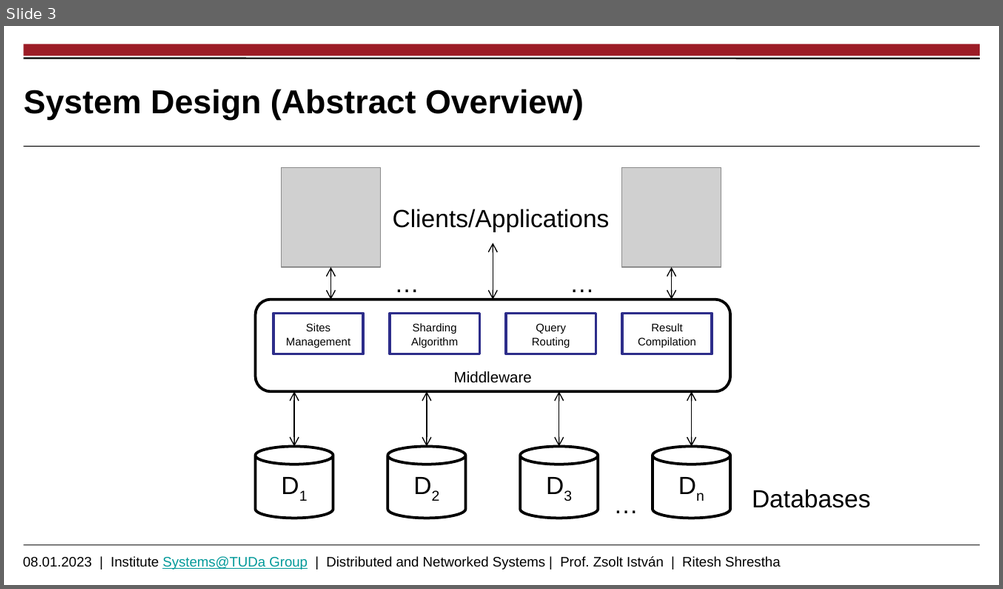
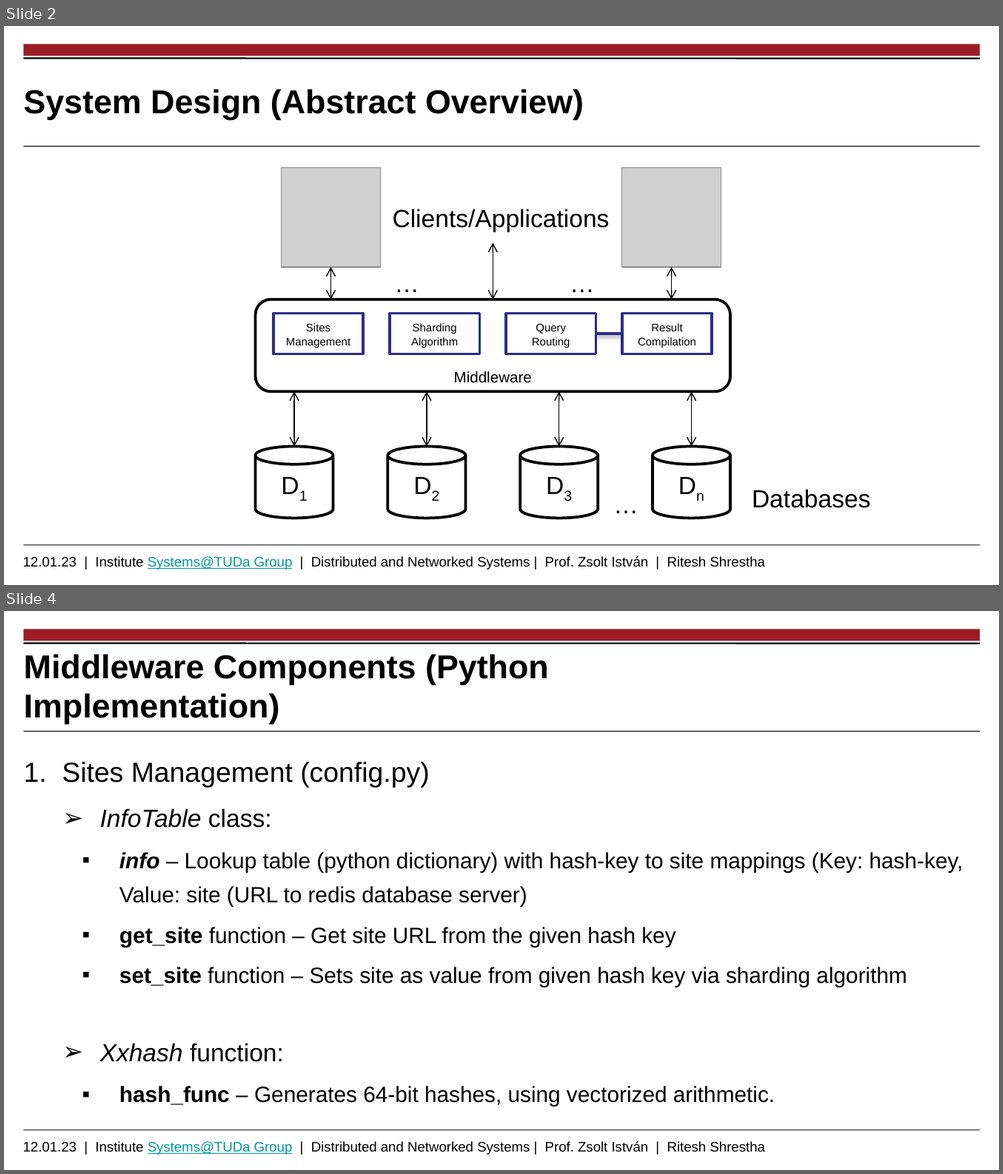
Before and after one commit to riteshCodes/sharded-distributed-databases, a slide deck: Documentation/Thesis_Presentation_Shrestha_Ritesh.pptx. Shown one above the other, each under a label of ours: slide 3 before the commit, slides 2 and 4 after it; the slides between them are not shown. The pictures are 1003x589 and 1003x1174 pixels, drawn with LibreOffice and Linux fonts; fonts in the diff are those of the drawing; grey boxes stand for pictures; background and template pictures are left out. Boxes give left, top, right and bottom in pixels: in the first picture for what was removed or moved away, otherwise in the second. Text is boxed around its words. In the diff, an @@ line names an element or a change of style, - is before the commit and + after.

```diff
--- a/Documentation/Thesis_Presentation_Shrestha_Ritesh.pptx
+++ b/Documentation/Thesis_Presentation_Shrestha_Ritesh.pptx
@@ slide 4 added at (4, 611, 999, 1170), background #FFFFFF; not listed: 5 template elements that a slide beside it also shows @@
@@ title added at (24, 654, 549, 724), 24 pt, text #000000, bold @@
+Middleware Components (Python Implementation)
@@ text added at (24, 762, 963, 1107), 16 pt, text #000000 @@
+1. Sites Management (config.py)
+    ➢ InfoTable class:
+      ▪ info – Lookup table (python dictionary) with hash-key to site mappings (Key: hash-key, Value: site (URL to redis database server)
+      ▪ get_site function – Get site URL from the given hash key
+      ▪ set_site function – Sets site as value from given hash key via sharding algorithm
+    ➢ Xxhash function:
+      ▪ hash_func – Generates 64-bit hashes, using vectorized arithmetic.
@@ what was slide 3 is now slide 2 @@
@@ slide 2 changed as well @@
@@ line added from (596, 335) to (622, 335), #2D2D8A 2 pt @@
@@ text at (23, 557, 765, 570): text changed @@
-08.01.2023 | Institute Systems@TUDa Group | Distributed and Networked Systems | Prof. Zsolt István | Ritesh Shrestha
+12.01.23 | Institute Systems@TUDa Group | Distributed and Networked Systems | Prof. Zsolt István | Ritesh Shrestha
```
Also in this commit, not shown: 1 other slide changed, 3 other slides added, 2 slides removed, 3 other files.
